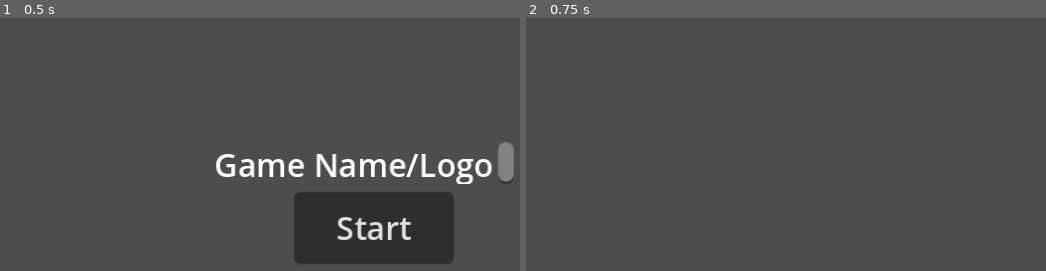
Above: before the commit, frames 1-2 (left to right).
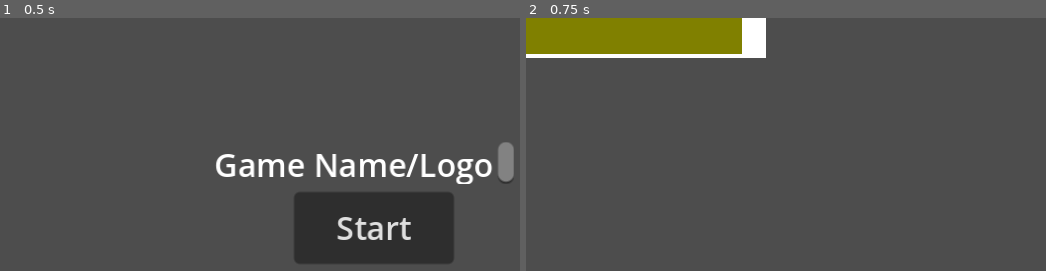
Above: after the commit, the same moments.

Repository: SabrinaRoss/Ludum-Dare-56
Game: Godot game, scene res://src/main/main.tscn
Same seed, same stepped clock (60 frames per second), same inputs: the game is played once before the commit and once after it.
Inputs:
- Up to frame 1 (0.5 s): no input
- Up to frame 2 (0.75 s): click "Start" at 0.5 s

Frame 1 is identical in both runs. In frame 2, 7.3% of the frame differs, in the area x 0-47%, y 0-16%.

Commit message:
Added non-functional health bar

Diff:
--- /dev/null
+++ b/src/main/Health Bar.tscn
@@ -0,0 +1,17 @@
+[gd_scene load_steps=2 format=3 uid="uid://db4onktx5rhfw"]
+
+[ext_resource type="Script" path="res://src/main/health_bar.gd" id="1_m5qn6"]
+
+[node name="HealthBar" type="Node2D"]
+script = ExtResource("1_m5qn6")
+
+[node name="Background" type="ColorRect" parent="."]
+offset_right = 40.0
+offset_bottom = 40.0
+scale = Vector2(3, 0.5)
+
+[node name="Bar" type="ColorRect" parent="Background"]
+offset_right = 40.0
+offset_bottom = 40.0
+scale = Vector2(0.9, 0.9)
+color = Color(0.128081, 0.61747, 3.00336e-05, 1)
--- a/src/main/Level 1.tscn
+++ b/src/main/Level 1.tscn
@@ -1,7 +1,8 @@
-[gd_scene load_steps=3 format=3 uid="uid://fnoqbwj5go51"]
+[gd_scene load_steps=4 format=3 uid="uid://fnoqbwj5go51"]
 
 [ext_resource type="PackedScene" uid="uid://bmkjq2v77ou1d" path="res://src/entities/player/player_ant.tscn" id="1_o7ecf"]
 [ext_resource type="PackedScene" uid="uid://cdgcgpdqdn267" path="res://src/entities/boss/Beetle.tscn" id="2_h8xvj"]
+[ext_resource type="PackedScene" uid="uid://db4onktx5rhfw" path="res://src/main/Health Bar.tscn" id="3_hn3j1"]
 
 [node name="Level1" type="Node2D"]
 
@@ -13,3 +14,5 @@
 [node name="Beetle" parent="." instance=ExtResource("2_h8xvj")]
 process_mode = 1
 position = Vector2(179, 95)
+
+[node name="HealthBar" parent="." instance=ExtResource("3_hn3j1")]
--- a/src/main/Level 2.tscn
+++ b/src/main/Level 2.tscn
@@ -1,7 +1,8 @@
-[gd_scene load_steps=3 format=3 uid="uid://mivgkrnbtiw3"]
+[gd_scene load_steps=4 format=3 uid="uid://mivgkrnbtiw3"]
 
 [ext_resource type="PackedScene" uid="uid://ep7y72lycq5p" path="res://src/entities/boss/squirrel/squirrel.tscn" id="1_7alo3"]
 [ext_resource type="PackedScene" uid="uid://t2oal6prg838" path="res://src/entities/player/player_beetle.tscn" id="2_lvcr3"]
+[ext_resource type="PackedScene" uid="uid://db4onktx5rhfw" path="res://src/main/Health Bar.tscn" id="3_ade2g"]
 
 [node name="Level2" type="Node2D"]
 
@@ -13,3 +14,5 @@
 [node name="PlayerBeetle" parent="." instance=ExtResource("2_lvcr3")]
 process_mode = 1
 position = Vector2(56, 84)
+
+[node name="HealthBar" parent="." instance=ExtResource("3_ade2g")]
--- a/src/main/Level 3.tscn
+++ b/src/main/Level 3.tscn
@@ -1,7 +1,8 @@
-[gd_scene load_steps=3 format=3 uid="uid://btet0d38ulqis"]
+[gd_scene load_steps=4 format=3 uid="uid://btet0d38ulqis"]
 
 [ext_resource type="PackedScene" uid="uid://ch7qrikum5eyl" path="res://src/entities/boss/beaver/beaver.tscn" id="1_yq5mi"]
 [ext_resource type="PackedScene" uid="uid://c4jh4lgv3yayj" path="res://src/entities/player/player_squirrel.tscn" id="2_0kfjj"]
+[ext_resource type="PackedScene" uid="uid://db4onktx5rhfw" path="res://src/main/Health Bar.tscn" id="3_6iqn2"]
 
 [node name="Level3" type="Node2D"]
 process_mode = 1
@@ -13,3 +14,5 @@
 
 [node name="PlayerSquirell" parent="." instance=ExtResource("2_0kfjj")]
 position = Vector2(34, 112)
+
+[node name="HealthBar" parent="." instance=ExtResource("3_6iqn2")]
--- /dev/null
+++ b/src/main/health_bar.gd
@@ -0,0 +1,18 @@
+extends Node2D
+var background
+var bar
+var maxHealthColor
+var minHealthColor
+var player
+
+# Called when the node enters the scene tree for the first time.
+func _ready() -> void:
+	background = get_node("Background")
+	bar = get_node("Background/Bar")
+	maxHealthColor = Color.GREEN
+	minHealthColor = Color.RED
+
+
+# Called every frame. 'delta' is the elapsed time since the previous frame.
+func _process(delta: float) -> void:
+	bar.color = lerp(minHealthColor,maxHealthColor,0.5)
